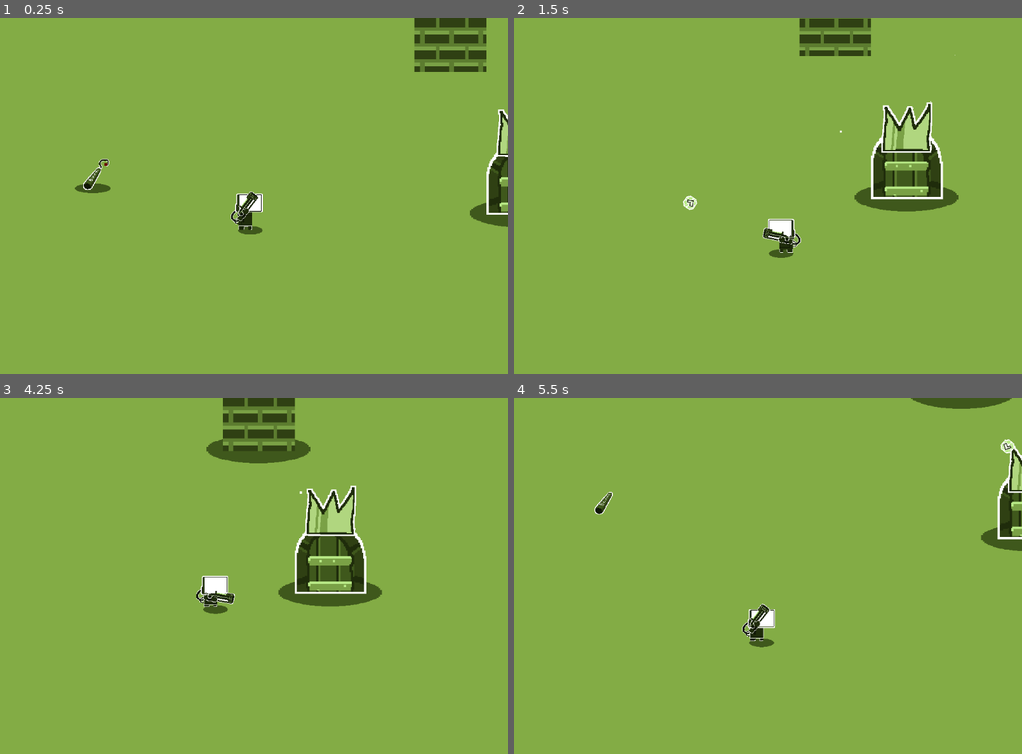
Above: before the commit, frames 1-4 (two rows, left to right).
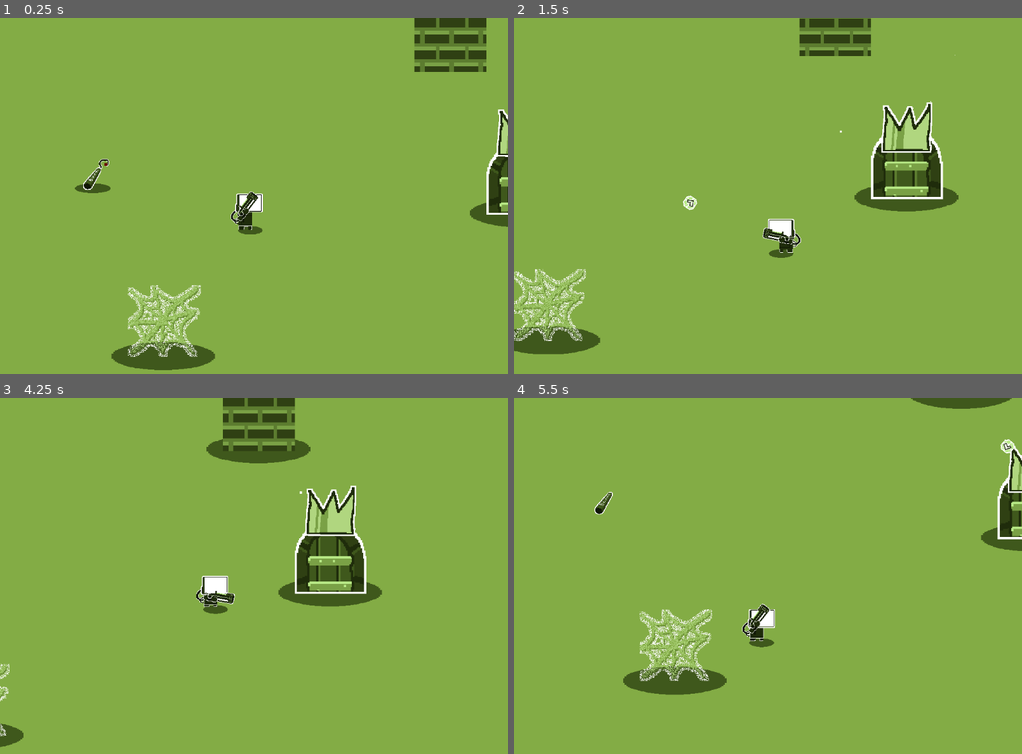
Above: after the commit, the same moments.

Repository: DeadM4nn/DeadmannGame
Game: Godot game, scene res://Levels/GameLevel/lvl_base.tscn
Same seed, same stepped clock (60 frames per second), same inputs: the game is played once before the commit and once after it.
Inputs (mouse positions are in pixels of both pictures, inside the frame that each line leads up to):
- Up to frame 1 (0.25 s): no input
- Up to frame 2 (1.5 s): move the mouse to (879, 181) at 0.52 s; hold Right (ui_right) 0.53-1.28 s; hold Space (Canon) 0.53-1.28 s; move the mouse to (666, 220) at 1.27 s; hold Down (ui_down) from 1.28 s (still down); click (666, 220) at 1.35 s
- Up to frame 3 (4.25 s): move the mouse to (304, 501) at 2.02 s; release Down (ui_down) at 2.03 s; hold Right (ui_right) 2.03-2.78 s; hold Right mouse button (shoot_r) 2.03-2.78 s; move the mouse to (228, 654) at 2.77 s; hold Up (ui_up) 2.78-3.53 s; tap Mouse wheel up (zoom_in) at 2.85 s; move the mouse to (406, 636) at 3.52 s; hold Left (ui_left) from 3.53 s (still down); hold Mouse wheel down (zoom_out) from 3.53 s (still down)
- Up to frame 4 (5.5 s): move the mouse to (615, 526) at 4.27 s; release Mouse wheel down (zoom_out) at 4.28 s; tap Space (Canon) at 4.35 s; move the mouse to (793, 579) at 5.02 s; release Left (ui_left) at 5.03 s; press the mouse at (793, 579) at 5.03 s; hold Down (ui_down) from 5.03 s (still down)

The runs differ from the first frame. In frame 1, 2.3% of the frame differs, in the area x 21-43%, y 75-99%; in frame 2, 2.2%; in frame 3, 0.3%; in frame 4, 2.3%.

Commit message:
Added Cobweb

Diff:
--- a/Asset/TileSet/Map.tres
+++ b/Asset/TileSet/Map.tres
@@ -1,9 +1,10 @@
-[gd_resource type="TileSet" load_steps=6 format=3 uid="uid://cwao62jnlavpm"]
+[gd_resource type="TileSet" load_steps=7 format=3 uid="uid://cwao62jnlavpm"]
 
 [ext_resource type="PackedScene" uid="uid://yfvcmsf6ldym" path="res://Element/Swappable/base_swappable.tscn" id="1_8vx53"]
 [ext_resource type="PackedScene" uid="uid://xkqti6cpj6wj" path="res://Swappables/Wall.tscn" id="2_dgyic"]
 [ext_resource type="PackedScene" uid="uid://cx8r7jdtji7j6" path="res://Swappables/Dynamite.tscn" id="3_i4u3g"]
 [ext_resource type="PackedScene" uid="uid://gsgvuv8gvn6j" path="res://Swappables/Goal.tscn" id="4_m4d0s"]
+[ext_resource type="PackedScene" uid="uid://dbn8awnq6jpem" path="res://Swappables/Cobweb.tscn" id="5_7ius7"]
 
 [sub_resource type="TileSetScenesCollectionSource" id="TileSetScenesCollectionSource_k8aur"]
 resource_name = "Swappables"
@@ -11,6 +12,7 @@
 scenes/2/scene = ExtResource("2_dgyic")
 scenes/3/scene = ExtResource("3_i4u3g")
 scenes/4/scene = ExtResource("4_m4d0s")
+scenes/5/scene = ExtResource("5_7ius7")
 
 [resource]
 tile_size = Vector2i(256, 256)
--- a/Element/Swappable/base_swappable.tscn
+++ b/Element/Swappable/base_swappable.tscn
@@ -55,7 +55,7 @@
 colors = PackedColorArray(1, 0.833333, 0, 1, 1, 0.868653, 0.211921, 1, 1, 0.915011, 0.490066, 1, 1, 0.956954, 0.741722, 1, 1, 1, 1, 1)
 
 [sub_resource type="CircleShape2D" id="CircleShape2D_u352e"]
-radius = 106.871
+radius = 129.136
 
 [sub_resource type="CircleShape2D" id="CircleShape2D_30520"]
 radius = 988.316
@@ -173,10 +173,10 @@
 }
 
 [sub_resource type="CircleShape2D" id="CircleShape2D_el2j4"]
-radius = 202.121
+radius = 173.046
 
 [sub_resource type="CircleShape2D" id="CircleShape2D_cyhsj"]
-radius = 112.285
+radius = 136.033
 
 [node name="BaseSwappable" type="RigidBody2D"]
 collision_layer = 2147483648
--- a/Levels/GameLevel/lvl_base.tscn
+++ b/Levels/GameLevel/lvl_base.tscn
@@ -11,4 +11,4 @@
 [node name="TileMap" type="TileMap" parent="."]
 tile_set = ExtResource("2_73705")
 format = 2
-layer_0/tile_data = PackedInt32Array(-393202, 0, 131072, -262135, 0, 196608, -262129, 0, 262144)
+layer_0/tile_data = PackedInt32Array(-393202, 0, 131072, -262135, 0, 196608, -262129, 0, 262144, -131062, 0, 327680)
--- /dev/null
+++ b/Swappables/Cobweb.tscn
@@ -0,0 +1,67 @@
+[gd_scene load_steps=3 format=3 uid="uid://dbn8awnq6jpem"]
+
+[ext_resource type="PackedScene" uid="uid://yfvcmsf6ldym" path="res://Element/Swappable/base_swappable.tscn" id="1_sa6t0"]
+[ext_resource type="Texture2D" uid="uid://cyt5d15ual4fq" path="res://Asset/Sprite/cobweb.png" id="2_q2f5m"]
+
+[node name="Cobweb" type="Node2D"]
+
+[node name="BaseSwappable" parent="." instance=ExtResource("1_sa6t0")]
+flying = false
+chasing = false
+voletile = true
+
+[node name="Sprite" parent="BaseSwappable/Size/Flapping/Floating" index="0"]
+texture = ExtResource("2_q2f5m")
+
+[node name="Skull" parent="BaseSwappable/Size/Flapping/Floating/Sprite" index="0"]
+visible = false
+position = Vector2(6.7475, 6.62269)
+scale = Vector2(0.331834, 0.331834)
+
+[node name="Fuse" parent="BaseSwappable/Size/Flapping/Floating/Sprite" index="1"]
+visible = false
+position = Vector2(-5.74787, -26.9813)
+scale = Vector2(0.336471, 0.336471)
+
+[node name="CPUParticles2D" parent="BaseSwappable/Size/Flapping/Floating/Sprite/Fuse" index="0"]
+visible = false
+scale_amount_min = 39.79
+scale_amount_max = 39.79
+
+[node name="Crown" parent="BaseSwappable/Size/Flapping/Floating/Sprite" index="2"]
+visible = false
+position = Vector2(-8.36851, -3.08872)
+rotation = -0.500368
+scale = Vector2(0.908347, 0.897231)
+
+[node name="CollisionShape2D" parent="BaseSwappable" index="1"]
+position = Vector2(0, 0)
+
+[node name="EyeSight" parent="BaseSwappable" index="3"]
+visible = true
+position = Vector2(0, 0)
+
+[node name="CollisionShape2D" parent="BaseSwappable/EyeSight" index="0"]
+scale = Vector2(0.935158, 0.935158)
+
+[node name="Up" parent="BaseSwappable/Audio" index="0"]
+visible = false
+
+[node name="Down" parent="BaseSwappable/Audio" index="1"]
+visible = false
+
+[node name="Touch" parent="BaseSwappable" index="10"]
+position = Vector2(0, 0)
+
+[node name="Shape" parent="BaseSwappable/Touch" index="0"]
+visible = true
+position = Vector2(0, 0)
+
+[node name="Wall" parent="BaseSwappable" index="11"]
+visible = true
+position = Vector2(0, 0)
+
+[node name="Shape" parent="BaseSwappable/Wall" index="0"]
+position = Vector2(0, 0)
+
+[editable path="BaseSwappable"]
